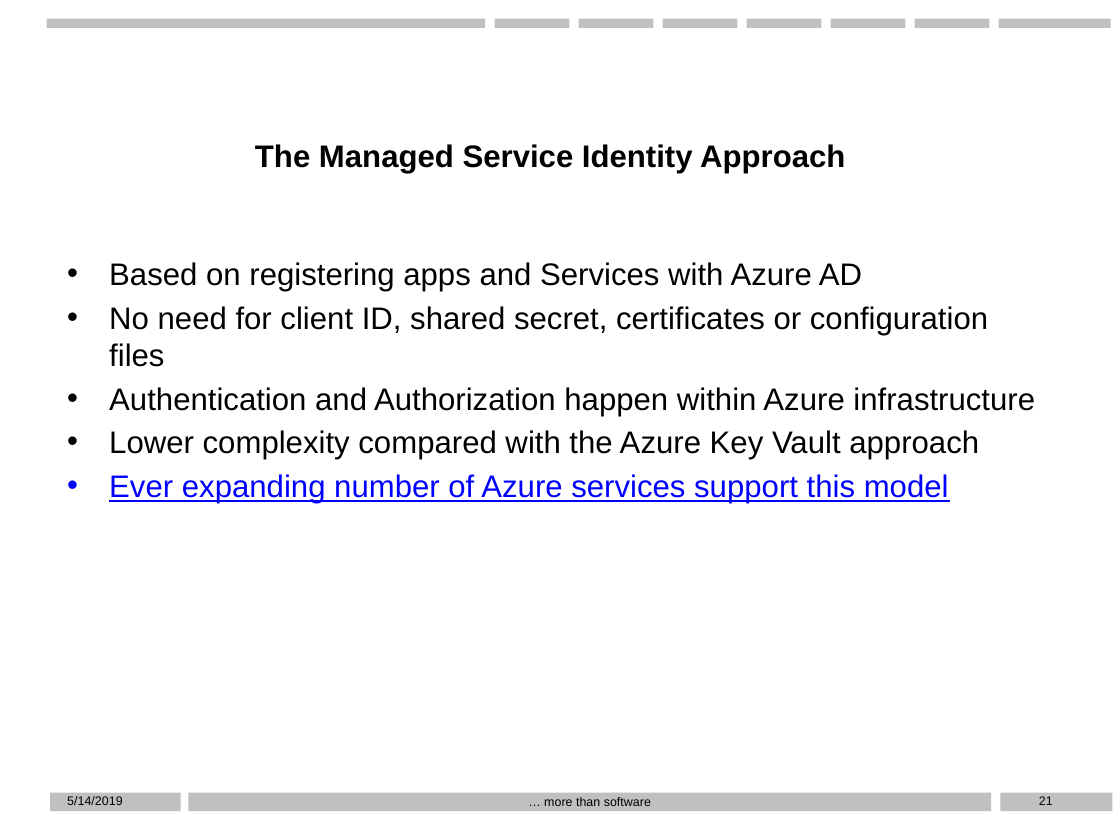
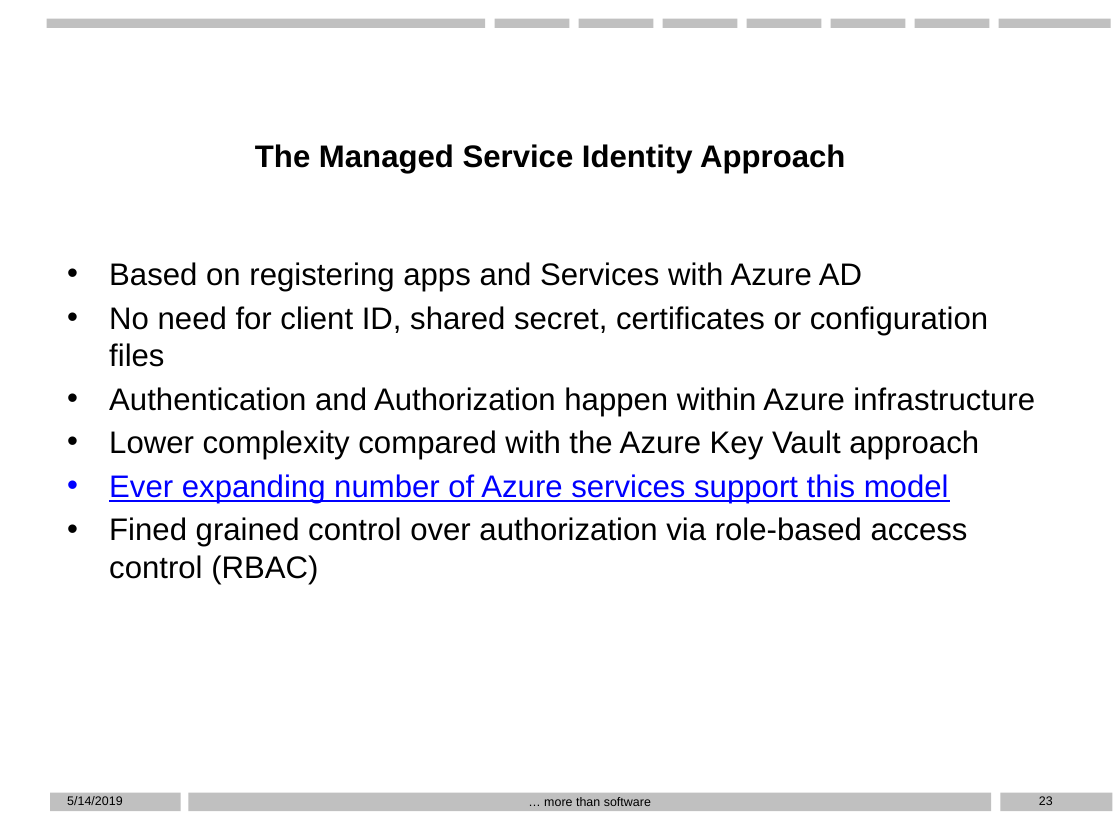
Before and after one commit to D76X/WPPresentation, a slide deck: slide 23 of Presentation.pptx (slide 21 before the commit). Drawn at 1120x840 pixels with LibreOffice and Linux fonts; fonts in the diff are those of the drawing; background and template pictures are left out. Boxes give left, top, right and bottom in pixels: in the first picture for what was removed or moved away, otherwise in the second. Text is boxed around its words. In the diff, an @@ line names an element or a change of style, - is before the commit and + after.

```diff
--- a/Presentation.pptx
+++ b/Presentation.pptx
@@ text at (109, 517, 968, 584): paragraph added @@
+• Fined grained control over authorization via role-based access control (RBAC)
@@ page number at (1039, 796, 1053, 805): text changed @@
-21
+23
```
Also in this commit, not shown: 9 other slides changed, 8 slides added, 3 slides removed, 2 other files.
